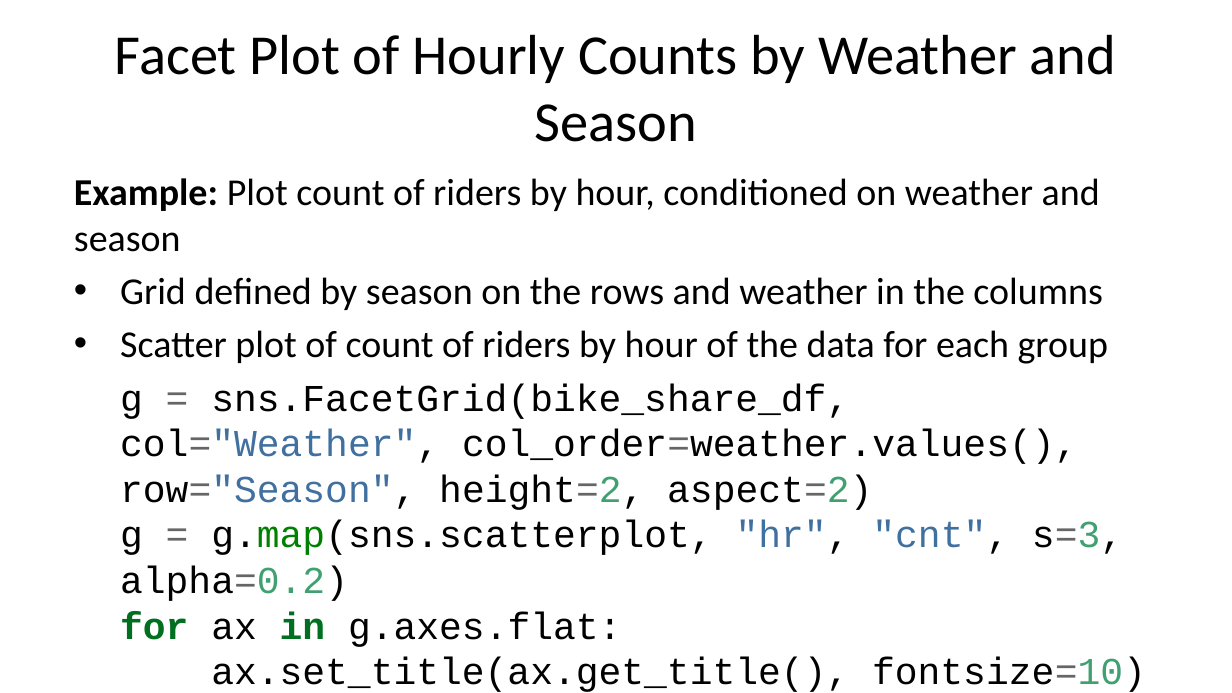
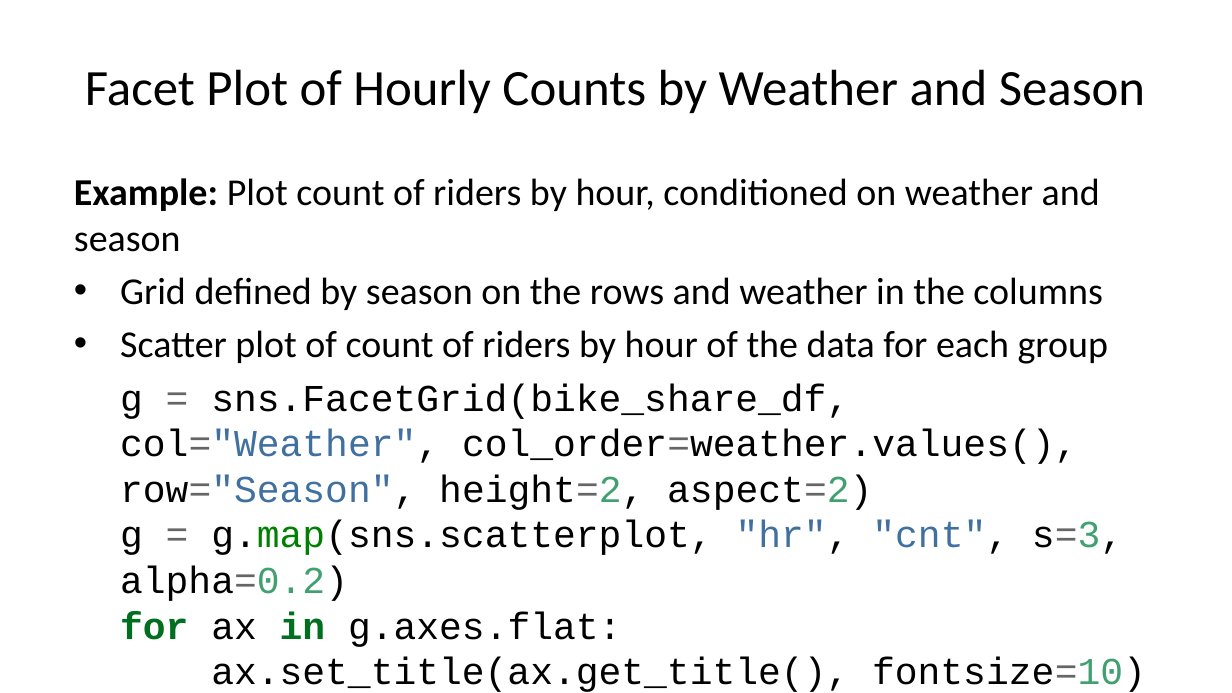
Before and after one commit to StephenElston/CSCI-E-83, a slide deck: slide 32 of LectureSlides/02_VisualizationOfLargeComplexData.pptx. Drawn at 1232x693 pixels with LibreOffice and Linux fonts; fonts in the diff are those of the drawing. Boxes give left, top, right and bottom in pixels: in the first picture for what was removed or moved away, otherwise in the second. Text is boxed around its words. In the diff, an @@ line names an element or a change of style, - is before the commit and + after.

```diff
--- a/LectureSlides/02_VisualizationOfLargeComplexData.pptx
+++ b/LectureSlides/02_VisualizationOfLargeComplexData.pptx
@@ title "Facet Plot of Hourly Counts ..." at [85,69,1145,114]: size 33 to 29.7 pt @@
```
Also in this commit, not shown: 9 other slides changed, 1 other file.
